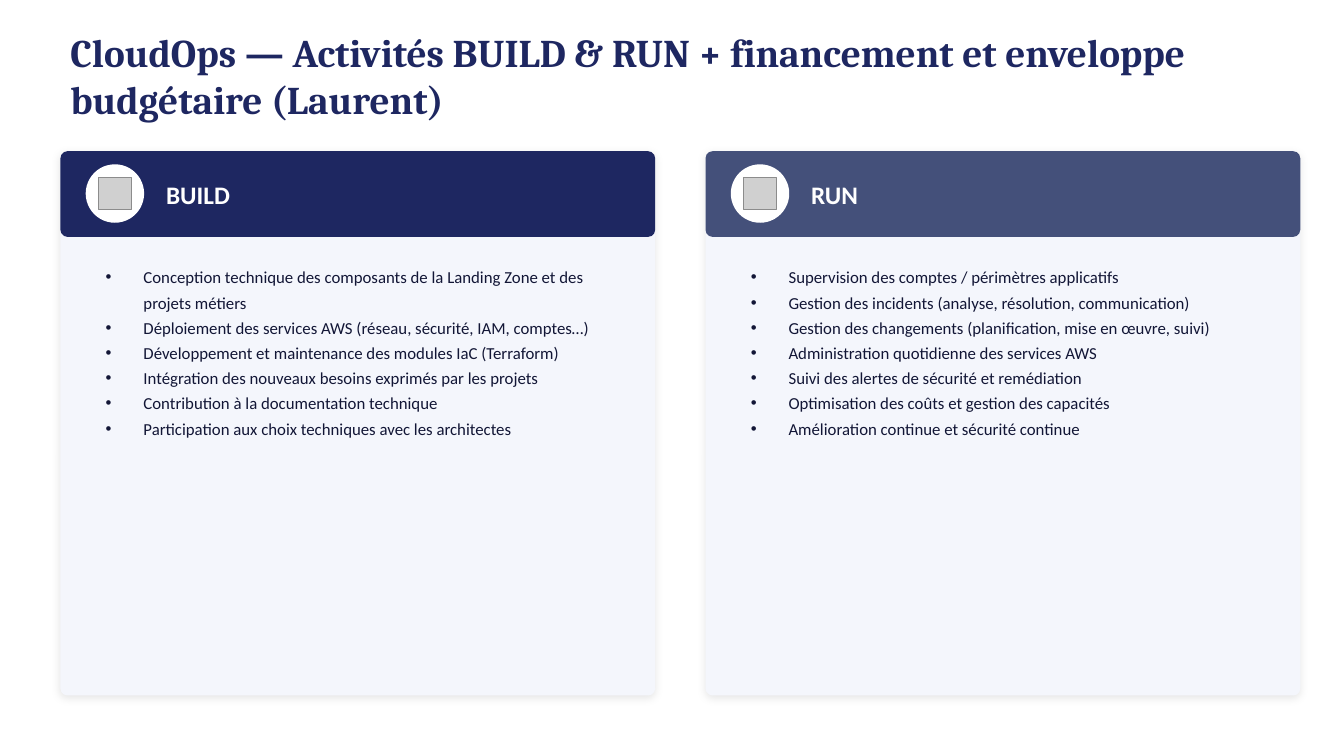
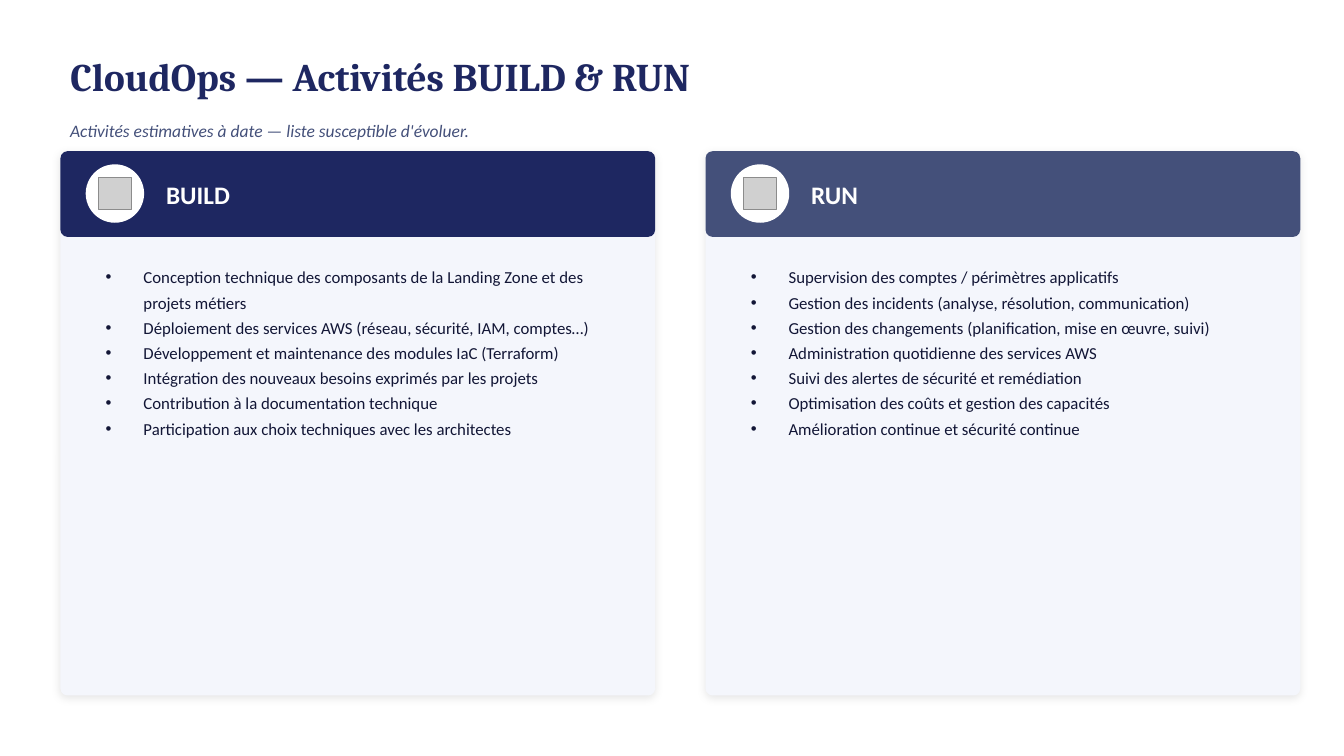
Before and after one commit to malphodo/newsfs, a slide deck: slide 7 of Modele_Operationnel_LZI.pptx. Drawn at 1344x756 pixels with LibreOffice and Linux fonts; fonts in the diff are those of the drawing; grey boxes stand for pictures. Boxes give left, top, right and bottom in pixels: in the first picture for what was removed or moved away, otherwise in the second. Text is boxed around its words. In the diff, an @@ line names an element or a change of style, - is before the commit and + after.

```diff
--- a/Modele_Operationnel_LZI.pptx
+++ b/Modele_Operationnel_LZI.pptx
@@ text at (x1=70, y1=63, x2=690, y2=100): text changed @@
-CloudOps — Activités BUILD & RUN + financement et enveloppe budgétaire (Laurent)
+CloudOps — Activités BUILD & RUN
@@ text added at (x1=70, y1=125, x2=469, y2=140), 12.5 pt, text #44507A, italic @@
+Activités estimatives à date — liste susceptible d'évoluer.
```
Also in this commit, not shown: 8 other slides changed, 5 slides added.
